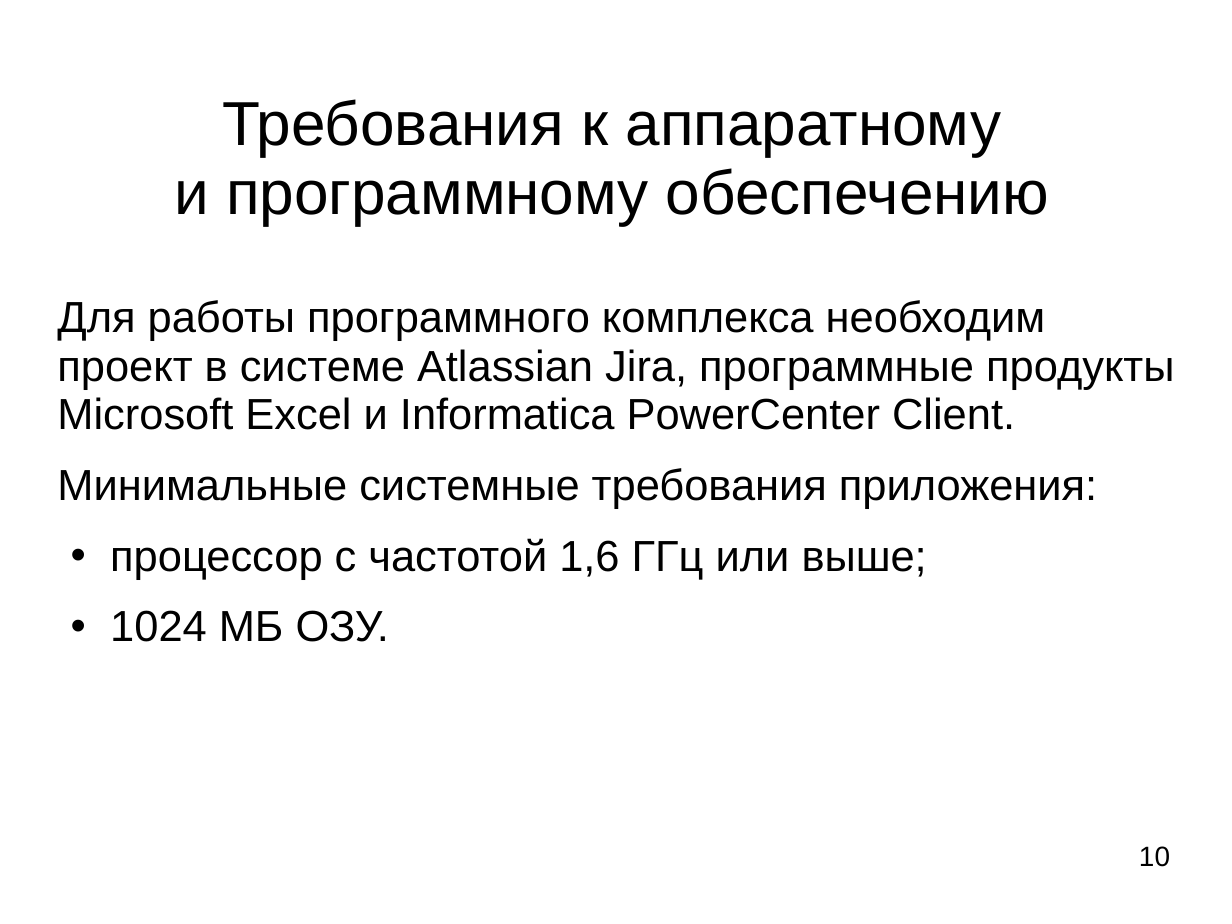
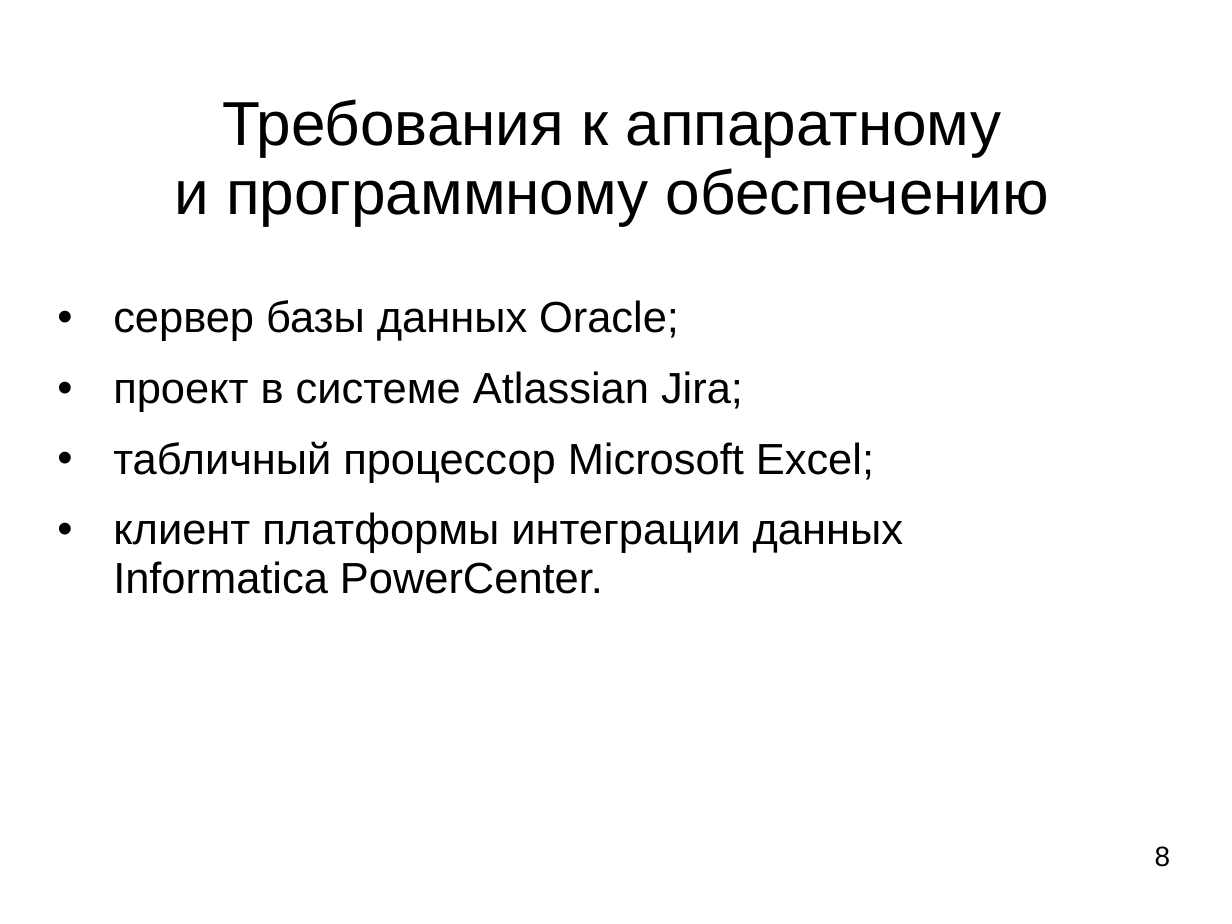
Before and after one commit to ledenevdmitry/CoreApp, a slide deck: slide 8 of LedenevDiplom.ppt (slide 10 before the commit). Drawn at 1232x924 pixels with LibreOffice and Linux fonts; fonts in the diff are those of the drawing. Boxes give left, top, right and bottom in pixels: in the first picture for what was removed or moved away, otherwise in the second. Text is boxed around its words. In the diff, an @@ line names an element or a change of style, - is before the commit and + after.

```diff
--- a/LedenevDiplom.ppt
+++ b/LedenevDiplom.ppt
@@ text at <box>113,300,903,594</box>: text changed @@
-Для работы программного комплекса необходим проект в системе Atlassian Jira, программные продукты Microsoft Excel и Informatica PowerCenter Client.
-Минимальные системные требования приложения:
-• процессор с частотой 1,6 ГГц или выше;
-• 1024 МБ ОЗУ.
+• сервер базы данных Oracle;
+• проект в системе Atlassian Jira;
+• табличный процессор Microsoft Excel;
+• клиент платформы интеграции данных Informatica PowerCenter.
@@ page number at <box>1155,846,1171,867</box>: text changed @@
-10
+8
```
Also in this commit, not shown: 9 other slides changed, 4 slides removed, 2 other files.
